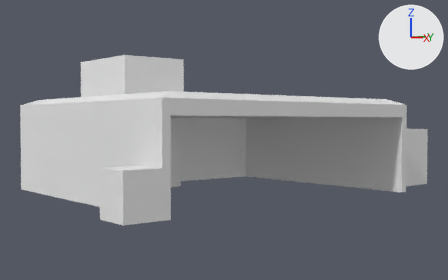
Before and after pictures for a commit that changed the Blender file Resources/Blender/Buildings/Garage/garage.blend.
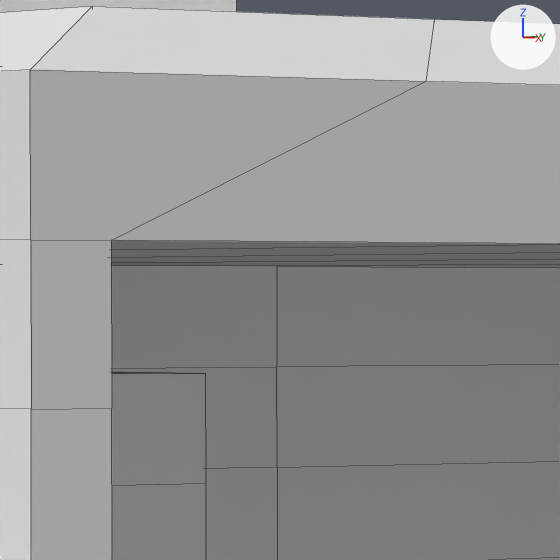
The first picture shows the older version from a 50 mm camera at (25.6, -19.8, 3.5) aimed at (-0.2, 1.1, 2.5). The close-ups show both versions on the part from 35% to 49% of the width and 32% to 53% of the height of that picture; other places that the commit changed are outside them. The axes (+X, +Y, +Z) are drawn at upper right. The lights are the same throughout. The close-ups show mesh edges as thin lines.
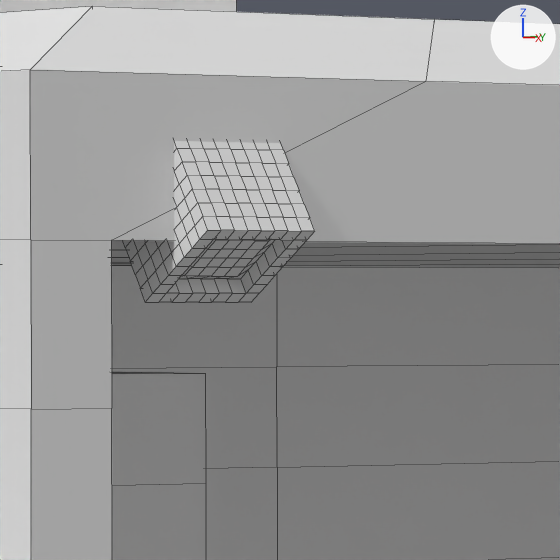
Location of each change, [x1, y1, x2, y2] in pixels of the close-ups (560 x 560 px):
```json
{"object": "Lamp1 foot", "change": "added", "after": [123, 141, 315, 302]}
{"object": "Lamp1 Light", "change": "added", "after": [179, 239, 275, 279]}
```

Edits to the scene script, one JSON object a line:
```json
{"op": "add", "block": "mat_light", "code": ["mat_light = diffuse_material('Light')", "mat_light.base_color = (0.8, 0.8, 0.8)  # white #e7e7e7"]}
{"op": "add", "block": "me_cube_002", "code": ["me_cube_002 = bpy.data.meshes.new('Cube.002')", "me_cube_002.from_pydata(...)  # 49 vertices, 36 faces; spans x 6.6..6.914, y -6.713..-6.338, z 3.599..3.802", "me_cube_002.materials.append(mat_light)  # white #e7e7e7"]}
{"op": "add", "block": "me_cube_001", "code": ["me_cube_001 = bpy.data.meshes.new('Cube.001')", "me_cube_001.from_pydata(...)  # 410 vertices, 408 faces; spans x 6.312..7.003, y -6.775..-6.275, z 3.508..4.2", "me_cube_001.materials.append(mat_material)  # its picture is missing"]}
{"op": "add", "block": "ob_lamp1_light", "code": ["ob_lamp1_light = bpy.data.objects.new('Lamp1 Light', me_cube_002)", "ob_lamp1_light.location = (0.0, 0.0, 0.0)"]}
{"op": "add", "block": "ob_lamp1_foot", "code": ["ob_lamp1_foot = bpy.data.objects.new('Lamp1 foot', me_cube_001)", "ob_lamp1_foot.location = (0.0, 0.0, 0.0)"]}
```
